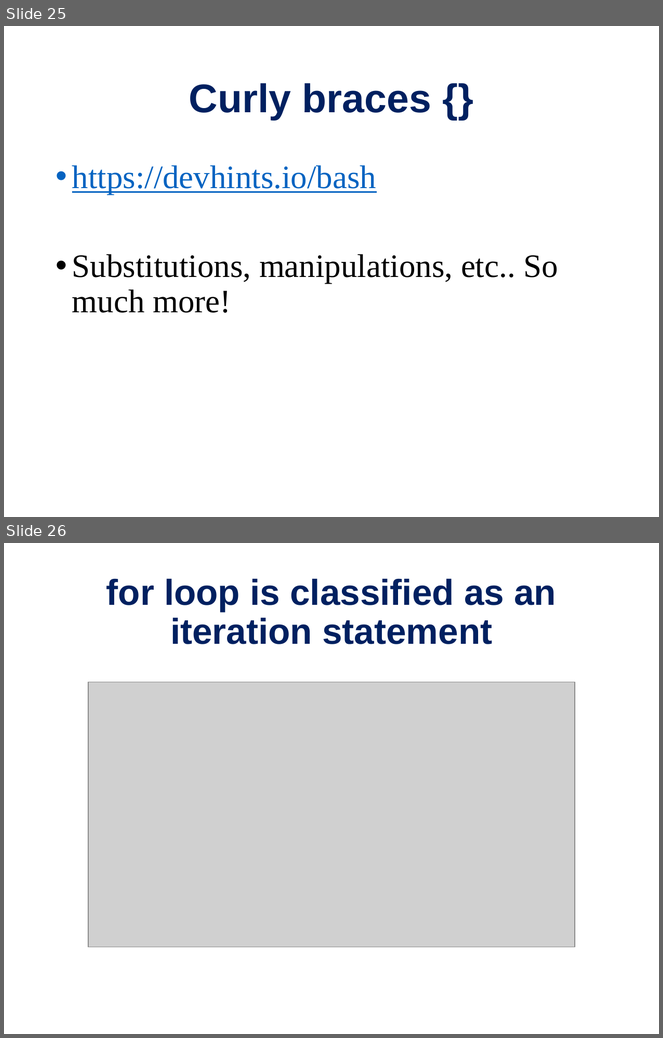
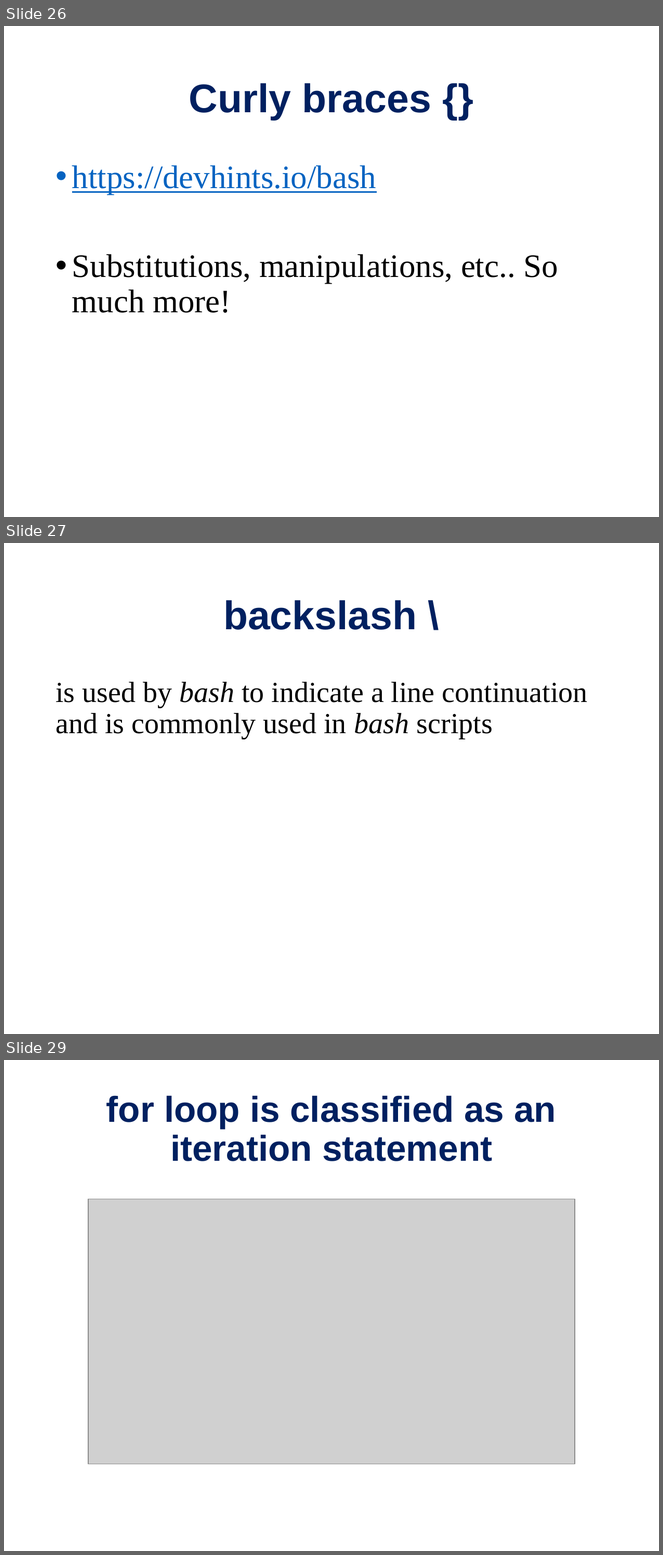
Before and after one commit to PRodriguez19/Intro-to-rnaseq, a slide deck: lectures/Lecture9-MMG232.pptx. Shown one above the other, each under a label of ours: slides 25 and 26 before the commit, slides 26, 27 and 29 after it; the slides between them are not shown. The pictures are 663x1038 and 663x1555 pixels, drawn with LibreOffice and Linux fonts; fonts in the diff are those of the drawing; grey boxes stand for pictures. Boxes give left, top, right and bottom in pixels: in the first picture for what was removed or moved away, otherwise in the second. Text is boxed around its words. In the diff, an @@ line names an element or a change of style, - is before the commit and + after.

```diff
--- a/lectures/Lecture9-MMG232.pptx
+++ b/lectures/Lecture9-MMG232.pptx
@@ slide 27 added at [4,543,659,1034], background #FFFFFF @@
@@ title added at [223,600,417,630], 44 pt, text #002060, bold @@
+backslash \
@@ text added at [55,682,588,739], 32 pt, text #000000 @@
+is used by bash to indicate a line continuation and is commonly used in bash scripts
@@ what was slide 25 is now slide 26 @@
@@ what was slide 26 is now slide 29 @@
```
Also in this commit, not shown: 7 slides changed, 5 other slides added, 1 other file.
